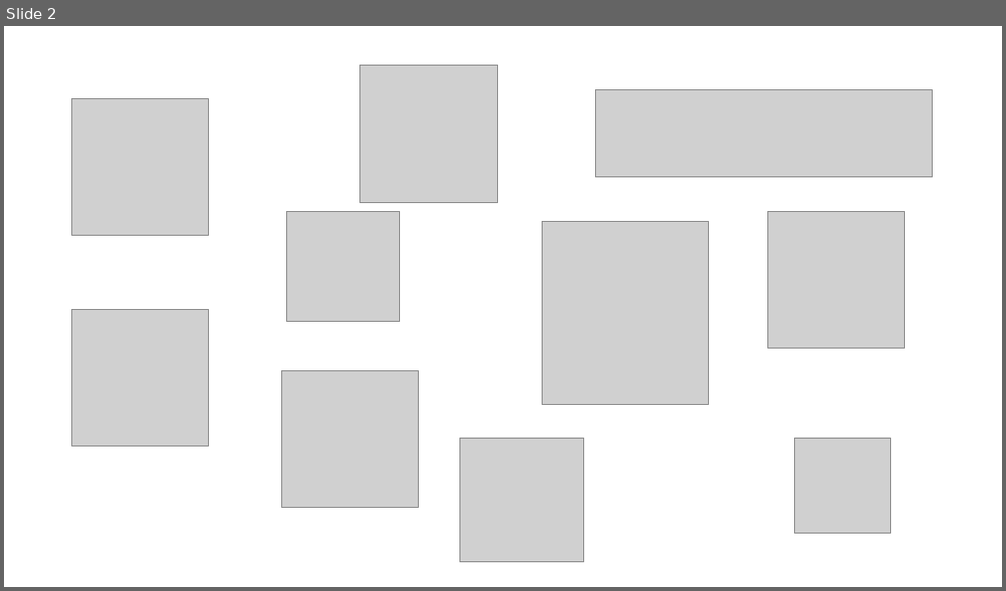
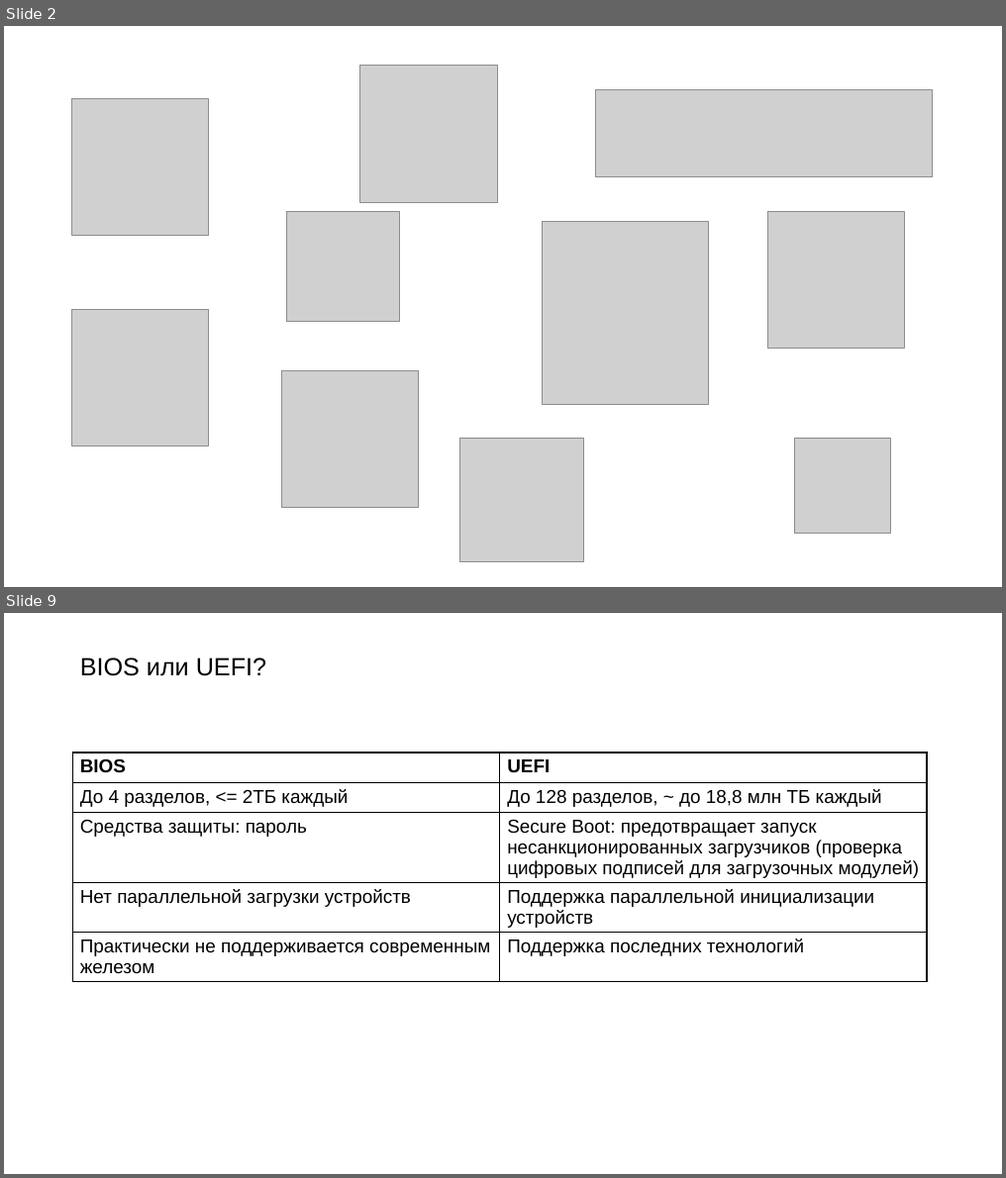
Before and after one commit to Rudeigin/OI, a slide deck: ОИ ОС.pptx. Shown one above the other, each under a label of ours: slide 2 before the commit, slides 2 and 9 after it; the slides between them are not shown. The pictures are 1006x591 and 1006x1178 pixels, drawn with LibreOffice and Linux fonts; fonts in the diff are those of the drawing; grey boxes stand for pictures. Boxes give left, top, right and bottom in pixels: in the first picture for what was removed or moved away, otherwise in the second. Text is boxed around its words. In the diff, an @@ line names an element or a change of style, - is before the commit and + after.

```diff
--- a/ОИ ОС.pptx
+++ b/ОИ ОС.pptx
@@ slide 9 added at [4, 613, 1002, 1174], background #FFFFFF @@
@@ title added at [80, 658, 266, 676], 24 pt, text #000000 @@
+BIOS или UEFI?
@@ table added at [73, 753, 928, 1017], 5 rows, 2 columns @@
+BIOS | UEFI
+До 4 разделов, <= 2ТБ каждый | До 128 разделов, ~ до 18,8 млн ТБ каждый
+Средства защиты: пароль | Secure Boot: предотвращает запуск несанкционированных загрузчиков (проверка цифровых подписей для загрузочных модулей)
+Нет параллельной загрузки устройств | Поддержка параллельной инициализации устройств
+Практически не поддерживается современным железом | Поддержка последних технологий
```
Also in this commit, not shown: 14 other slides added, 1 slide removed, 2 other files.
